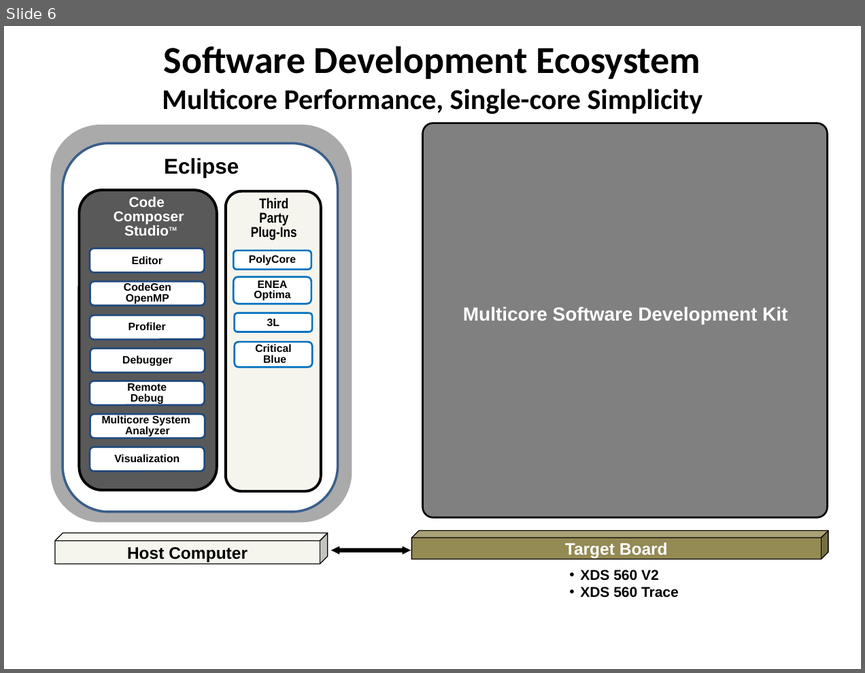
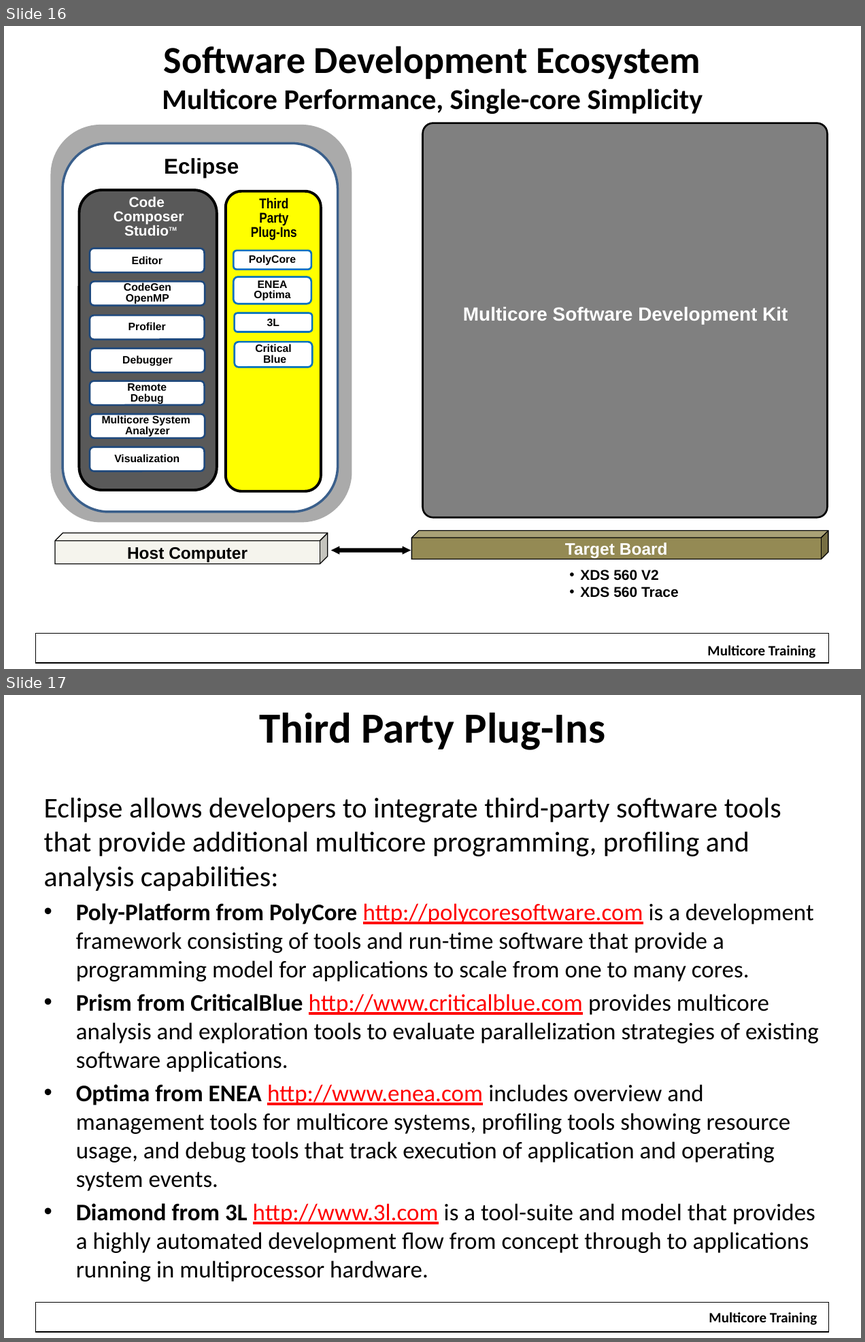
Before and after one commit to hari1989/keystone-workshop, a slide deck: preliminary/Introduction to KeyStone Software ECO.pptx. Shown one above the other, each under a label of ours: slide 6 before the commit, slides 16 and 17 after it. The pictures are 865x673 and 865x1342 pixels, drawn with LibreOffice and Linux fonts; fonts in the diff are those of the drawing; background and template pictures are left out. Boxes give left, top, right and bottom in pixels: in the first picture for what was removed or moved away, otherwise in the second. Text is boxed around its words. In the diff, an @@ line names an element or a change of style, - is before the commit and + after.

```diff
--- a/preliminary/Introduction to KeyStone Software ECO.pptx
+++ b/preliminary/Introduction to KeyStone Software ECO.pptx
@@ slide 17 added at box(4, 695, 861, 1338), background #FFFFFF; not listed: 1 template element that a slide beside it also shows @@
@@ title added at box(259, 712, 605, 750), 36 pt, text #000000, bold @@
+Third Party Plug-Ins
@@ text added at box(44, 797, 819, 1281), 20 pt, text #000000 @@
+Eclipse allows developers to integrate third-party software tools that provide additional multicore programming, profiling and analysis capabilities:
+• Poly-Platform from PolyCore http://polycoresoftware.com is a development framework consisting of tools and run-time software that provide a programming model for applications to scale from one to many cores.
+• Prism from CriticalBlue http://www.criticalblue.com provides multicore analysis and exploration tools to evaluate parallelization strategies of existing software applications.
+• Optima from ENEA http://www.enea.com includes overview and management tools for multicore systems, profiling tools showing resource usage, and debug tools that track execution of application and operating system events.
+• Diamond from 3L http://www.3l.com is a tool-suite and model that provides a highly automated development flow from concept through to applications running in multiprocessor hardware.
@@ rectangle added at box(700, 1304, 827, 1330), fill #FFFFFF, 12 pt, text #000000, bold @@
+Multicore Training
@@ what was slide 6 is now slide 16 @@
@@ slide 16 changed as well @@
@@ rounded rectangle at box(226, 191, 321, 491): fill #F5F4ED to #FFFF00 @@
@@ rectangle added at box(36, 633, 829, 662), outline #000000 0.75 pt @@
@@ rectangle added at box(698, 637, 825, 659), fill #FFFFFF, 12 pt, text #000000, bold @@
+Multicore Training
```
Also in this commit, not shown: 12 other slides changed, 5 other slides added, 4 slides removed.
